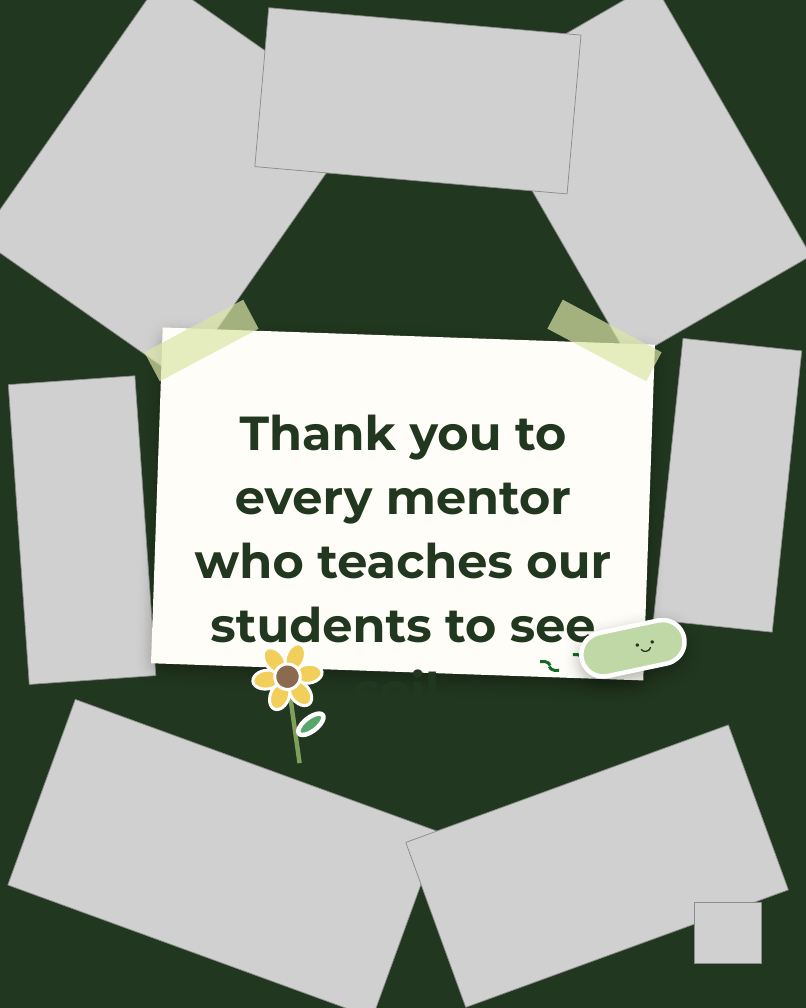
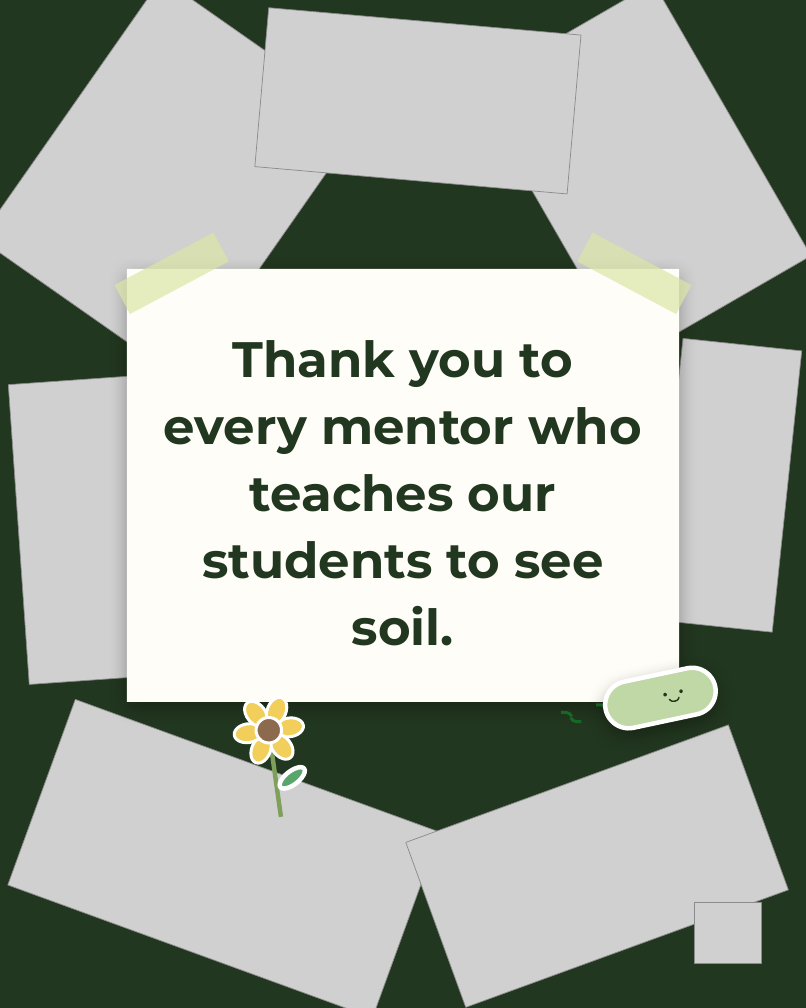
Before and after one commit to linneamoritznyc/SFW-SocialMedia, a slide deck: slide 16 of templates/posts/october/05-10-2026-mon-ig-teachers-day.pptx. Drawn at 806x1008 pixels with LibreOffice and Linux fonts; fonts in the diff are those of the drawing; grey boxes stand for pictures. Boxes give left, top, right and bottom in pixels: in the first picture for what was removed or moved away, otherwise in the second. Text is boxed around its words. In the diff, an @@ line names an element or a change of style, - is before the commit and + after.

```diff
--- a/templates/posts/october/05-10-2026-mon-ig-teachers-day.pptx
+++ b/templates/posts/october/05-10-2026-mon-ig-teachers-day.pptx
@@ rectangle: place and size @@
-rectangle at (144, 300, 258, 381)
+rectangle at (114, 232, 228, 314)
@@ rectangle: place and size @@
-rectangle at (548, 300, 662, 381)
+rectangle at (577, 232, 691, 314)
@@ rectangle at (127, 269, 679, 701): rotation 2 to 0 degrees @@
@@ text "Thank you to every mentor ...": place and size @@
-text "Thank you to every mentor ..." at (195, 414, 611, 674)
+text "Thank you to every mentor ..." at (164, 340, 642, 646)
@@ text "Thank you to every mentor ..." at (164, 340, 642, 646): size 48 to 50 pt @@
@@ rounded rectangle: place and size @@
-rounded rectangle at (578, 616, 689, 680)
+rounded rectangle at (601, 663, 720, 733)
@@ arc (boxed as its full ellipse): place and size @@
-arc (boxed as its full ellipse) at (531, 660, 551, 674)
+arc (boxed as its full ellipse) at (552, 710, 573, 726)
@@ arc (boxed as its full ellipse): place and size @@
-arc (boxed as its full ellipse) at (548, 657, 568, 672)
+arc (boxed as its full ellipse) at (569, 707, 591, 723)
@@ arc (boxed as its full ellipse): place and size @@
-arc (boxed as its full ellipse) at (564, 652, 584, 667)
+arc (boxed as its full ellipse) at (587, 702, 609, 718)
@@ 2 ellipses, 1 arch (boxed as its full ring): place and size @@
-2 ellipses, 1 arch (boxed as its full ring) at (635, 639, 654, 653)
+2 ellipses, 1 arch (boxed as its full ring) at (663, 689, 683, 703)
@@ 8 ellipses, 1 rectangle: place and size @@
-8 ellipses, 1 rectangle at (252, 641, 327, 764)
+8 ellipses, 1 rectangle at (233, 694, 308, 817)
```
Also in this commit, not shown: 15 other slides changed, 18 other files.
